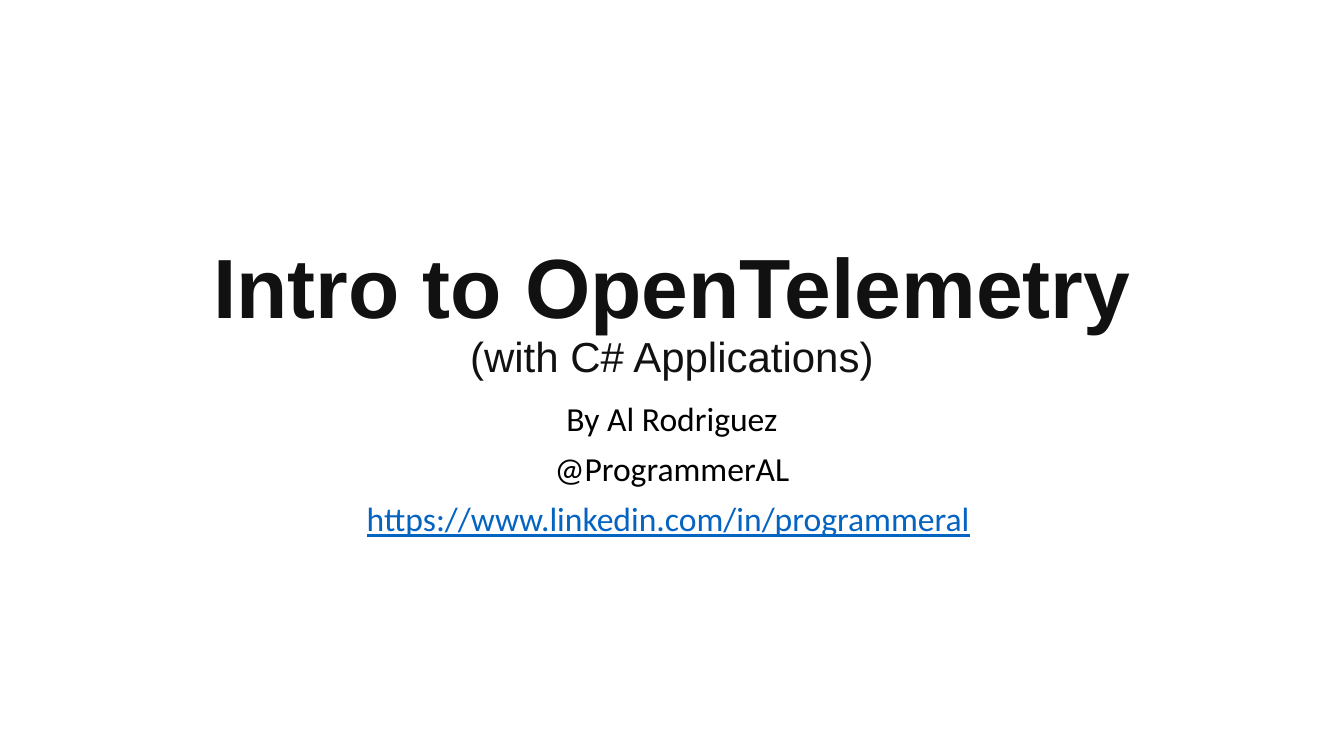
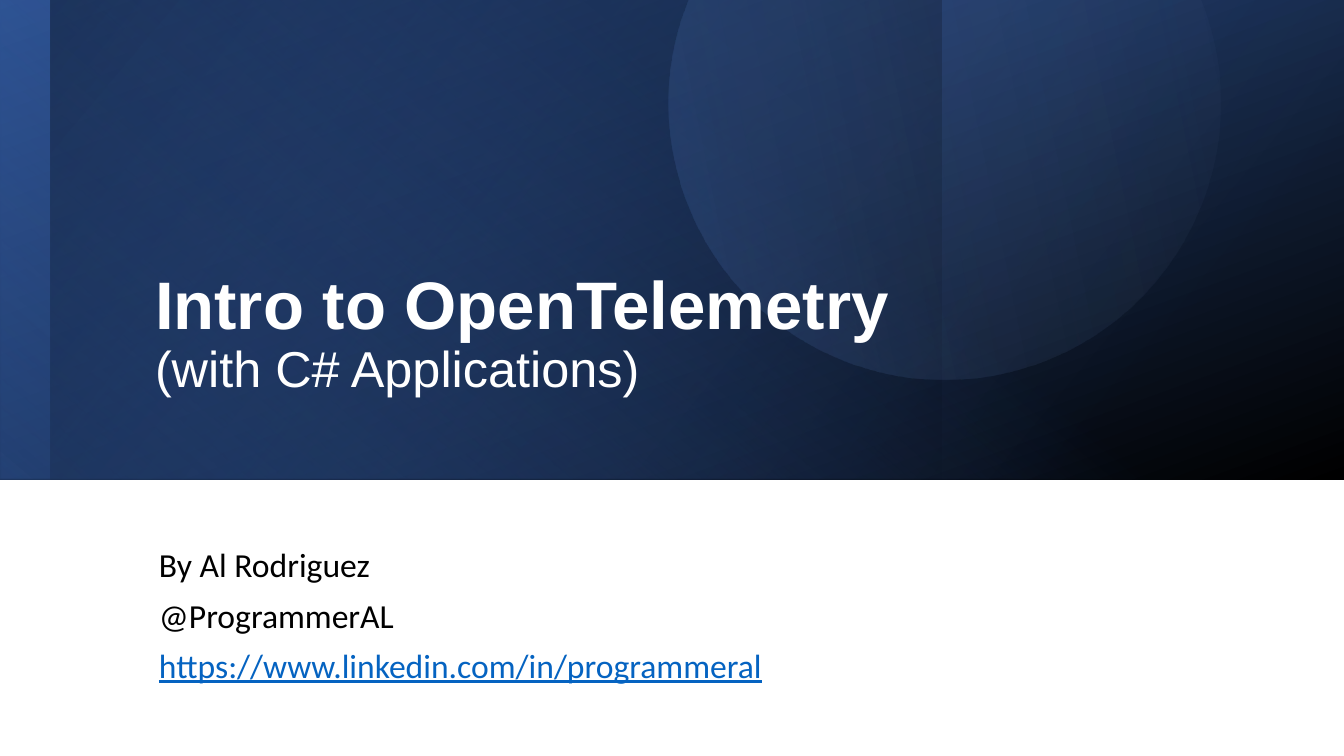
Before and after one commit to ProgrammerAL/Presentations-2023, a slide deck: slide 1 of 2023-03 - Orlando Code Camp - OpenTelemetry/Presentation.pptx. Drawn at 1344x756 pixels with LibreOffice and Linux fonts; fonts in the diff are those of the drawing. Boxes give left, top, right and bottom in pixels: in the first picture for what was removed or moved away, otherwise in the second. Text is boxed around its words. In the diff, an @@ line names an element or a change of style, - is before the commit and + after.

```diff
--- a/2023-03 - Orlando Code Camp - OpenTelemetry/Presentation.pptx
+++ b/2023-03 - Orlando Code Camp - OpenTelemetry/Presentation.pptx
@@ rectangle added at (0,0,1344,480), fill gradient #2F5597 to #000000 @@
@@ rectangle added at (0,0,1343,479), fill gradient #4472C4 to #2F5597 @@
@@ rectangle added at (0,0,942,480), fill gradient #203864 to #000000 @@
@@ rectangle added at (49,0,1344,480), fill gradient #4472C4 to #000000 @@
@@ freeform shape added at (572,0,1289,477), fill gradient #4472C4 to #8FAADC @@
@@ title "Intro to OpenTelemetry (with C# ...": place and size @@
-title "Intro to OpenTelemetry (with C# ..." at (213,257,1130,381)
+title "Intro to OpenTelemetry (with C# ..." at (155,280,889,397)
@@ title "Intro to OpenTelemetry (with C# ..." at (155,280,889,397): size 60 to 48 pt in "Intro to OpenTelemetry"; size 30 to 36 pt in "(with C# Applications)"; text colour #111111 to #FFFFFF; alignment centre to left @@
@@ subtitle "By Al Rodriguez": place and size @@
-subtitle "By Al Rodriguez" at (367,407,970,537)
+subtitle "By Al Rodriguez" at (159,553,762,684)
@@ subtitle "By Al Rodriguez" at (159,553,762,684): alignment centre to left; vertical alignment top to middle @@
```
Also in this commit, not shown: 17 other slides changed, 1 slide added, 1 slide removed.
